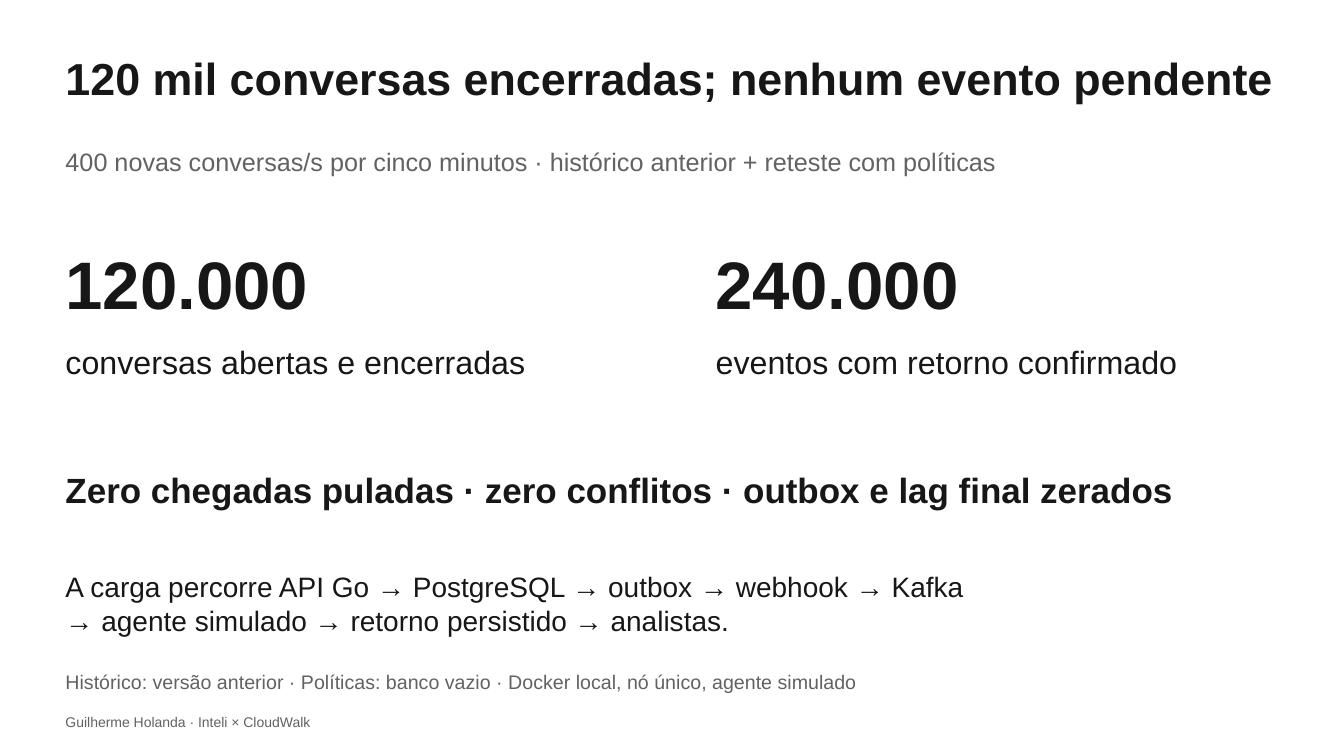
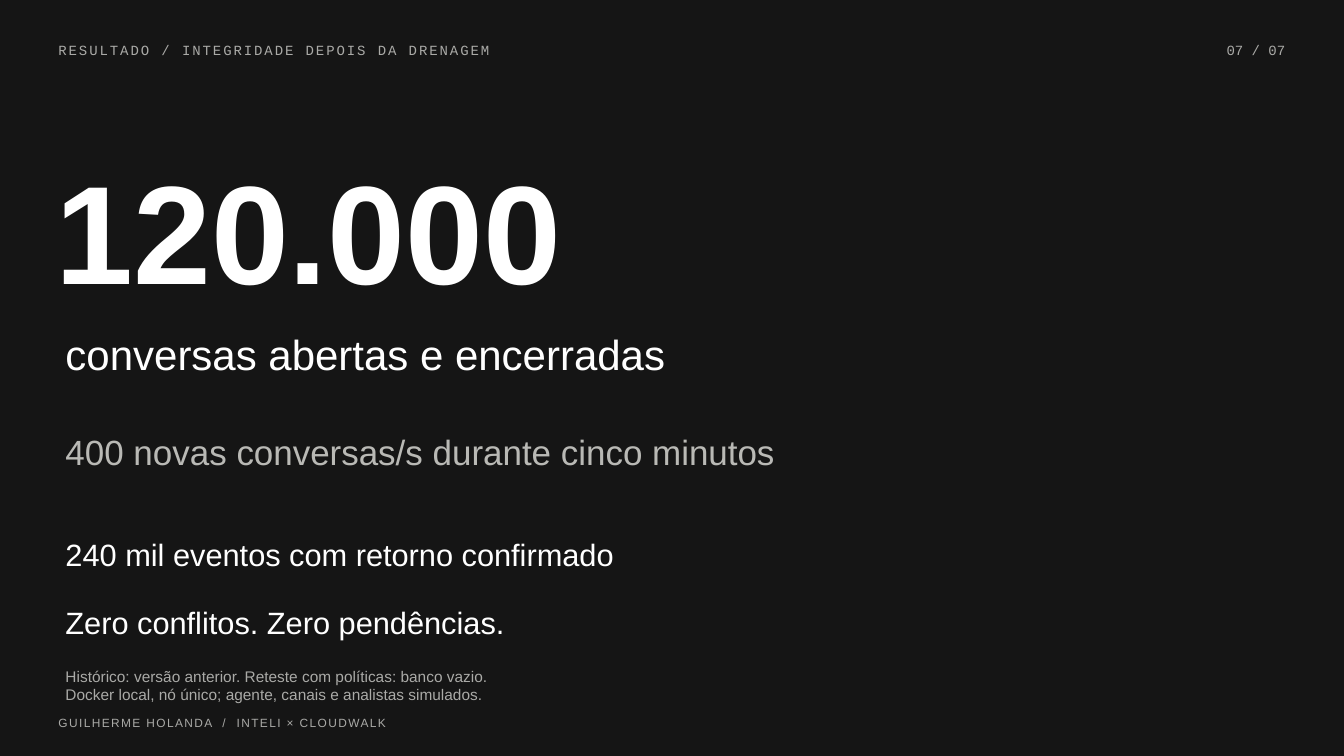
Before and after one commit to Gui0206/case-cloudwalk, a slide deck: slide 7 of Central-HelpDesk-Banca.pptx. Drawn at 1344x756 pixels with LibreOffice and Linux fonts; fonts in the diff are those of the drawing. Boxes give left, top, right and bottom in pixels: in the first picture for what was removed or moved away, otherwise in the second. Text is boxed around its words. In the diff, an @@ line names an element or a change of style, - is before the commit and + after.

Commit message:
Redesenha apresentação como pitch técnico com identidade CloudWalk

```diff
--- a/Central-HelpDesk-Banca.pptx
+++ b/Central-HelpDesk-Banca.pptx
@@ background #FFFFFF to #151515 @@
@@ text added at box(58, 45, 490, 55), 10 pt, text #AAAAA7 @@
+RESULTADO / INTEGRIDADE DEPOIS DA DRENAGEM
@@ text added at box(1227, 45, 1285, 55), 10 pt, text #AAAAA7 @@
+07 / 07
@@ text removed at box(65, 62, 1272, 104) @@
-120 mil conversas encerradas; nenhum evento pendente
@@ text "120.000": place and size @@
-text "120.000" at box(65, 262, 308, 310)
+text "120.000" at box(55, 186, 561, 286)
@@ text "120.000" at box(55, 186, 561, 286): size 48 to 100 pt, text colour #171717 to #FFFFFF; vertical alignment top to middle @@
@@ text removed at box(716, 262, 959, 310) @@
-240.000
@@ text "conversas abertas e encerradas": place and size @@
-text "conversas abertas e encerradas" at box(65, 350, 525, 375)
+text "conversas abertas e encerradas" at box(65, 339, 665, 371)
@@ text "conversas abertas e encerradas" at box(65, 339, 665, 371): size 23 to 30 pt, text colour #171717 to #FFFFFF; vertical alignment top to middle @@
@@ vertical alignment top to middle in 4 elements at box(58, 714, 966, 732), box(65, 670, 487, 703), box(65, 543, 614, 567), box(65, 439, 774, 466) @@
@@ text at box(65, 439, 774, 466): text changed; size 18 to 25 pt; text colour #626262 to #B9B9B5 @@
-400 novas conversas/s por cinco minutos · histórico anterior + reteste com políticas
+400 novas conversas/s durante cinco minutos
@@ text removed at box(65, 477, 1172, 510) @@
-Zero chegadas puladas · zero conflitos · outbox e lag final zerados
@@ text at box(65, 543, 614, 567): text changed; size 23 to 22 pt; text colour #171717 to #FFFFFF @@
-eventos com retorno confirmado
+240 mil eventos com retorno confirmado
@@ text removed at box(65, 576, 964, 636) @@
-A carga percorre API Go → PostgreSQL → outbox → webhook → Kafka
-→ agente simulado → retorno persistido → analistas.
@@ text added at box(65, 611, 505, 640), 22 pt, text #FFFFFF @@
+Zero conflitos. Zero pendências.
@@ text at box(65, 670, 487, 703): text changed; size 14 to 11 pt; text colour #626262 to #AAAAA7 @@
-Histórico: versão anterior · Políticas: banco vazio · Docker local, nó único, agente simulado
+Histórico: versão anterior. Reteste com políticas: banco vazio.
+Docker local, nó único; agente, canais e analistas simulados.
@@ text at box(65, 717, 310, 727): text changed; size 10 to 8.5 pt; text colour #626262 to #AAAAA7 @@
-Guilherme Holanda · Inteli × CloudWalk
+GUILHERME HOLANDA / INTELI × CLOUDWALK
```
Also in this commit, not shown: 7 other slides changed, 3 slides added, 3 slides removed.
